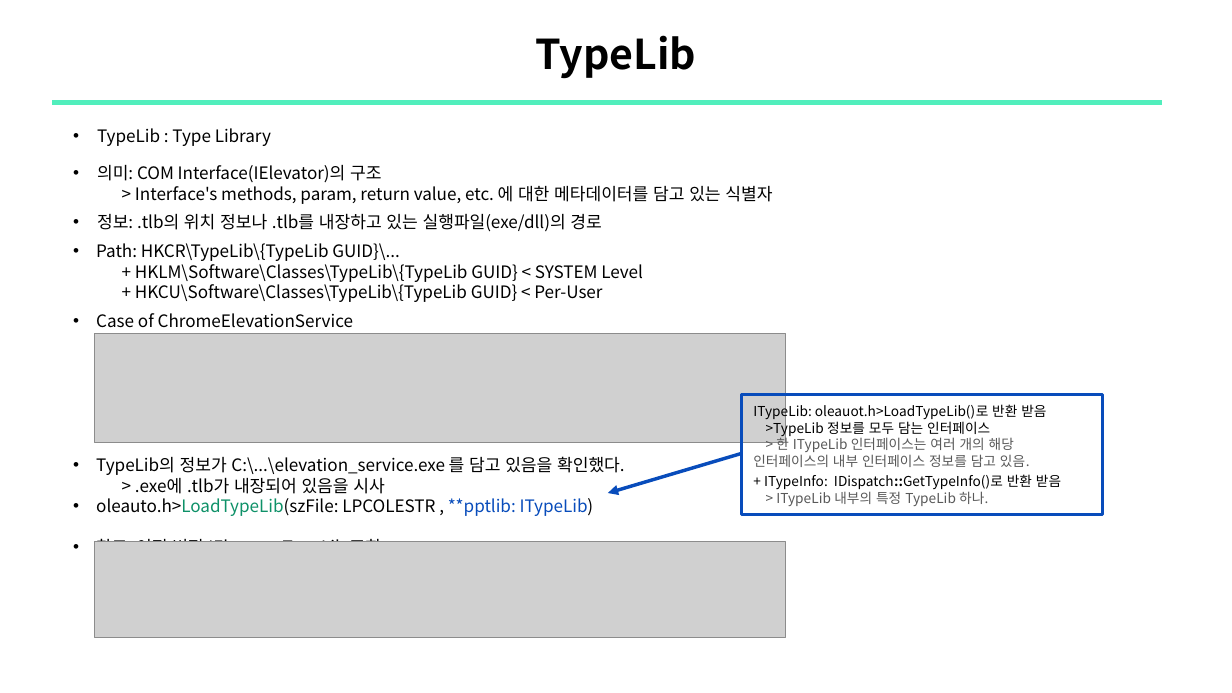
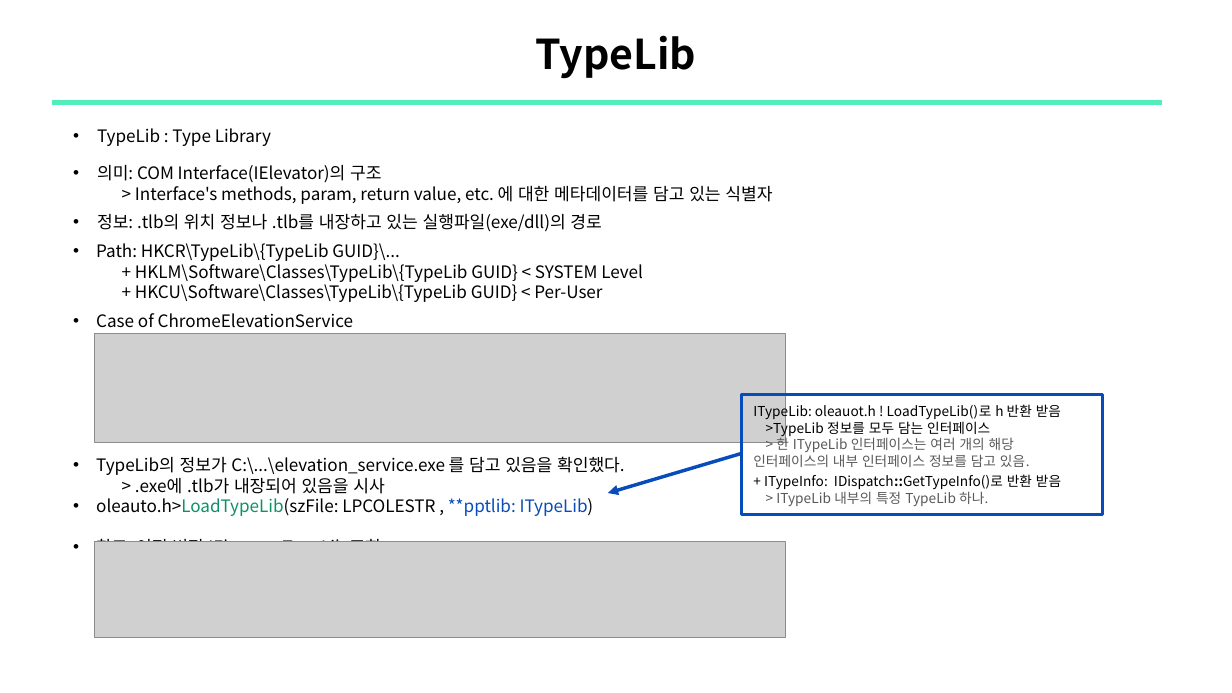
Before and after one commit to sewonpark292/SSL-Seminar, a slide deck: slide 14 of 16_COMrade_ABE_Analysis.pptx. Drawn at 1232x693 pixels with LibreOffice and Linux fonts; fonts in the diff are those of the drawing; grey boxes stand for pictures. Boxes give left, top, right and bottom in pixels: in the first picture for what was removed or moved away, otherwise in the second. Text is boxed around its words. In the diff, an @@ line names an element or a change of style, - is before the commit and + after.

Commit message:
upload: COMrade ABE Analysis

```diff
--- a/16_COMrade_ABE_Analysis.pptx
+++ b/16_COMrade_ABE_Analysis.pptx
@@ text in border callout at [753, 403, 1061, 421]: text changed @@
-ITypeLib: oleauot.h>LoadTypeLib()로 반환 받음
+ITypeLib: oleauot.h ! LoadTypeLib()로 h 반환 받음
```
